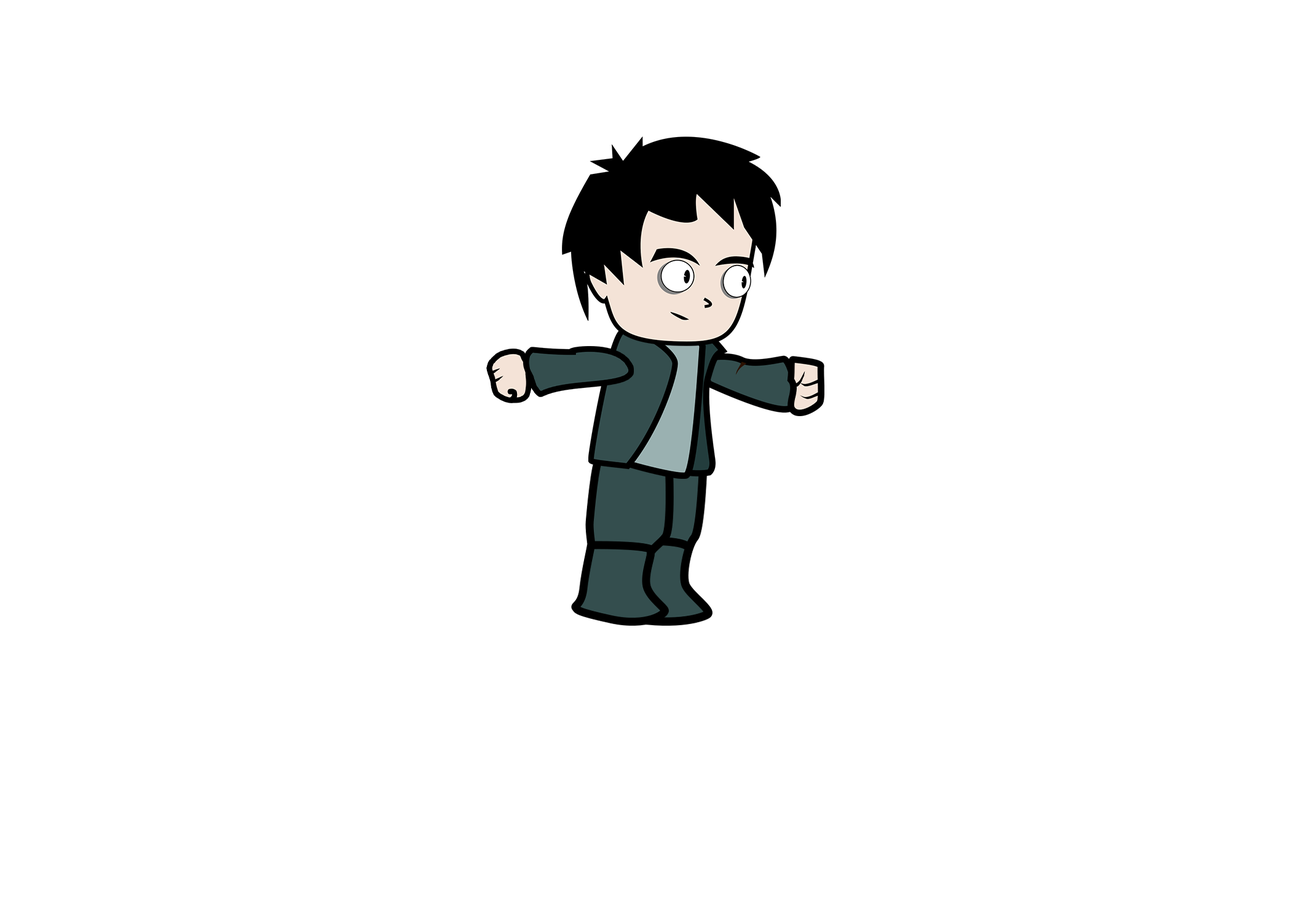
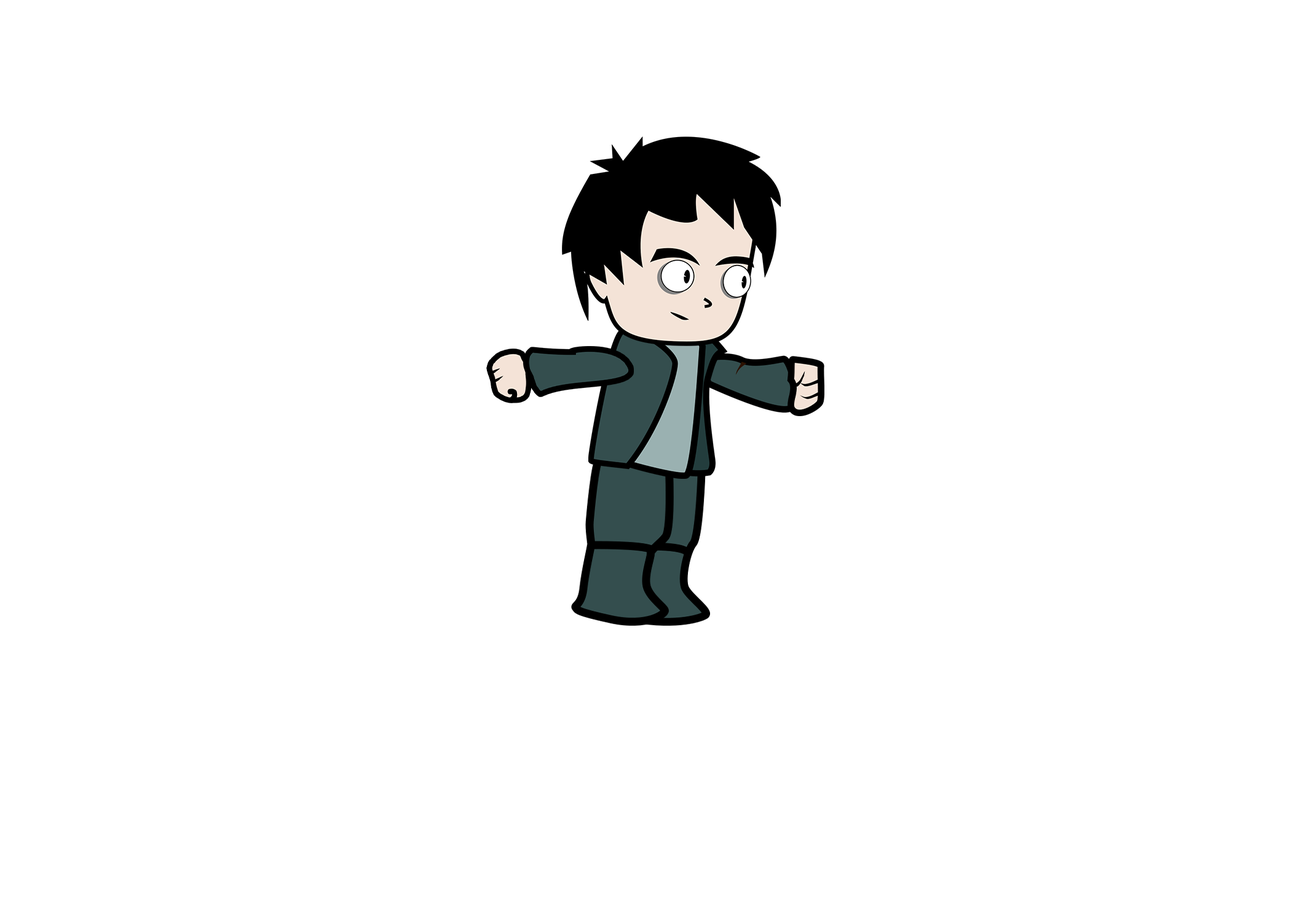
Layer changes from the first 1291 x 922 image to the second:
painted on "Lleg" over left=643, top=476, right=713, bottom=627
